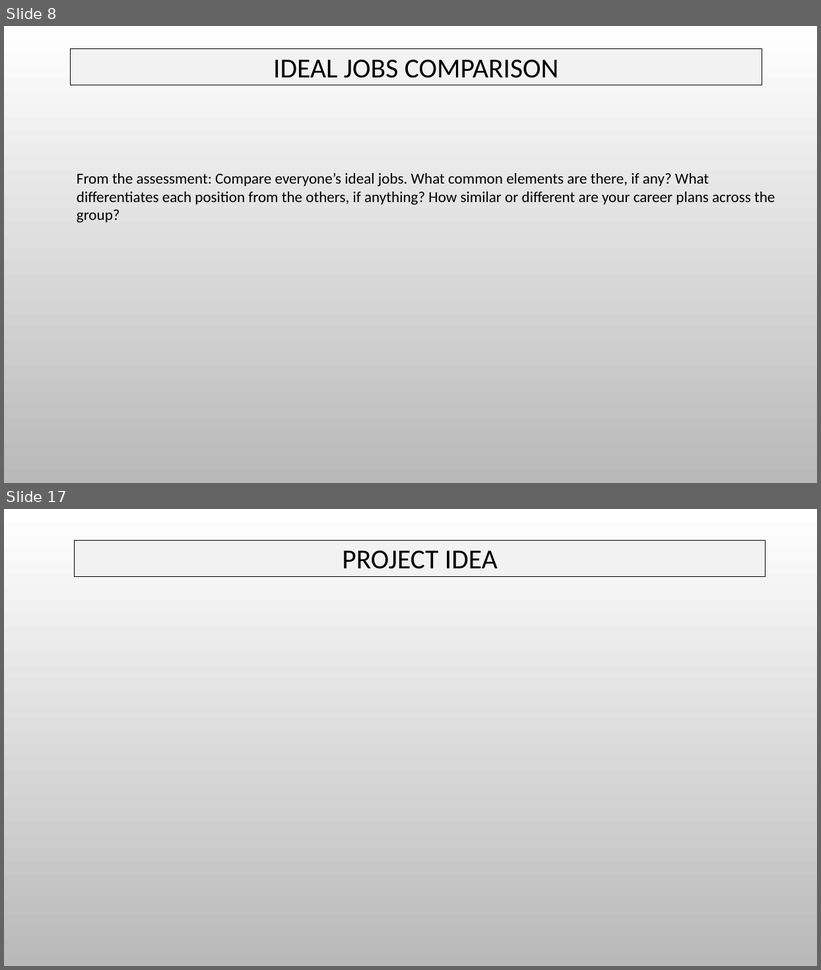
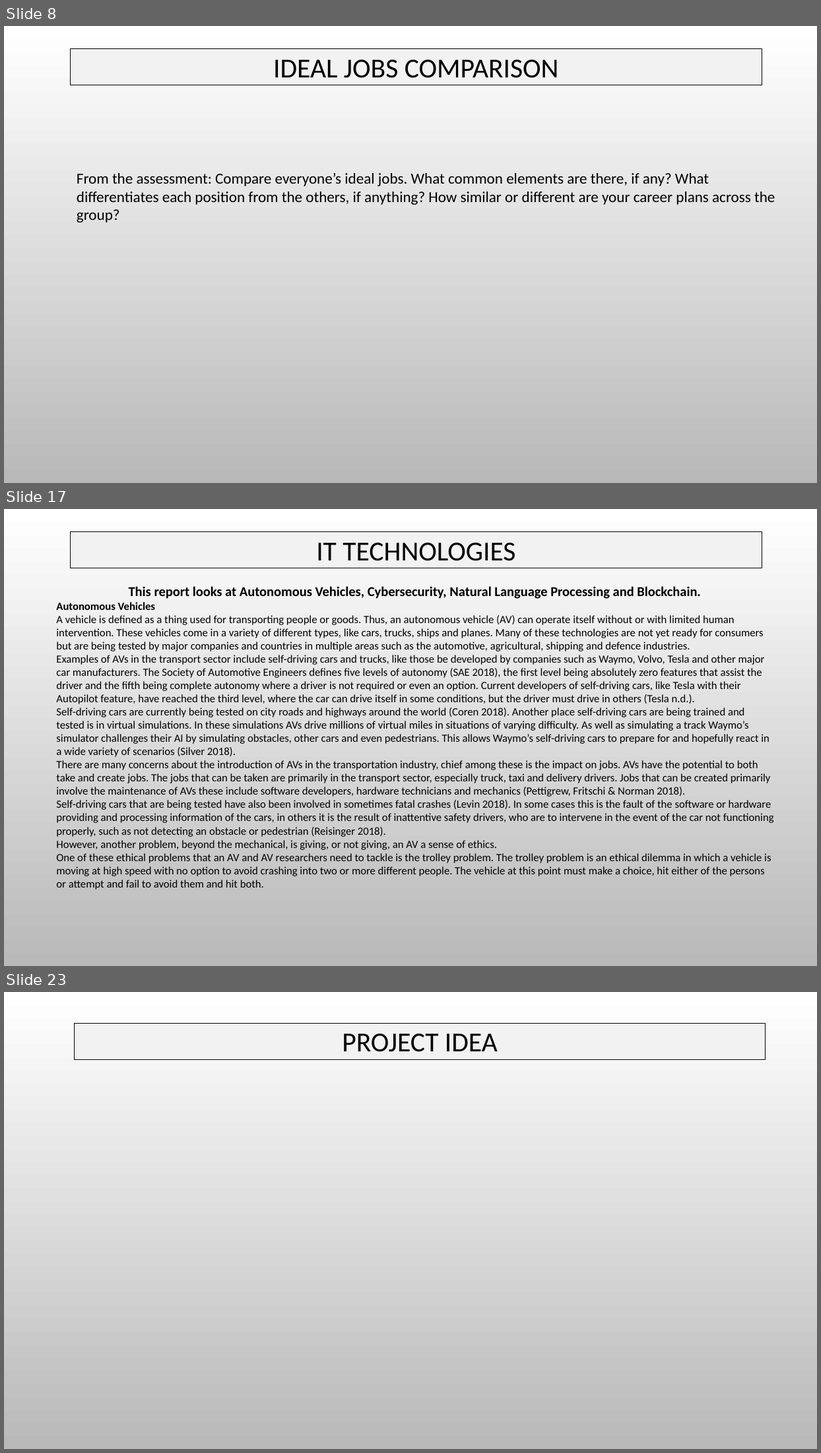
Before and after one commit to s3805194/Restless-Bolters, a slide deck: The Restless Bolters Assessment Report.pptx. Shown one above the other, each under a label of ours: slides 8 and 17 before the commit, slides 8, 17 and 23 after it; the slides between them are not shown. The pictures are 821x970 and 821x1453 pixels, drawn with LibreOffice and Linux fonts; fonts in the diff are those of the drawing; background and template pictures are left out. Boxes give left, top, right and bottom in pixels: in the first picture for what was removed or moved away, otherwise in the second. Text is boxed around its words. In the diff, an @@ line names an element or a change of style, - is before the commit and + after.

Commit message:
Update of report

```diff
--- a/The Restless Bolters Assessment Report.pptx
+++ b/The Restless Bolters Assessment Report.pptx
@@ slide 17 added at (4, 509, 817, 966), background picture (left out) @@
@@ title added at (71, 531, 762, 568), fill #F2F2F2, outline #000000 0.75 pt, 32.4 pt, text #000000 @@
+IT TECHNOLOGIES
@@ text added at (56, 586, 774, 890), 13 pt, text #000000 @@
+This report looks at Autonomous Vehicles, Cybersecurity, Natural Language Processing and Blockchain.
+Autonomous Vehicles
+A vehicle is defined as a thing used for transporting people or goods. Thus, an autonomous vehicle (AV) can operate itself without or with limited human intervention. These vehicles come in a variety of different types, like cars, trucks, ships and planes. Many of these technologies are not yet ready for consumers but are being tested by major companies and countries in multiple areas such as the automotive, agricultural, shipping and defence industries.
+Examples of AVs in the transport sector include self-driving cars and trucks, like those be developed by companies such as Waymo, Volvo, Tesla and other major car manufacturers. The Society of Automotive Engineers defines five levels of autonomy (SAE 2018), the first level being absolutely zero features that assist the driver and the fifth being complete autonomy where a driver is not required or even an option. Current developers of self-driving cars, like Tesla with their Autopilot feature, have reached the third level, where the car can drive itself in some conditions, but the driver must drive in others (Tesla n.d.).
+Self-driving cars are currently being tested on city roads and highways around the world (Coren 2018). Another place self-driving cars are being trained and tested is in virtual simulations. In these simulations AVs drive millions of virtual miles in situations of varying difficulty. As well as simulating a track Waymo’s simulator challenges their AI by simulating obstacles, other cars and even pedestrians. This allows Waymo’s self-driving cars to prepare for and hopefully react in a wide variety of scenarios (Silver 2018).
+There are many concerns about the introduction of AVs in the transportation industry, chief among these is the impact on jobs. AVs have the potential to both take and create jobs. The jobs that can be taken are primarily in the transport sector, especially truck, taxi and delivery drivers. Jobs that can be created primarily involve the maintenance of AVs these include software developers, hardware technicians and mechanics (Pettigrew, Fritschi & Norman 2018).
+Self-driving cars that are being tested have also been involved in sometimes fatal crashes (Levin 2018). In some cases this is the fault of the software or hardware providing and processing information of the cars, in others it is the result of inattentive safety drivers, who are to intervene in the event of the car not functioning properly, such as not detecting an obstacle or pedestrian (Reisinger 2018).
+However, another problem, beyond the mechanical, is giving, or not giving, an AV a sense of ethics.
+One of these ethical problems that an AV and AV researchers need to tackle is the trolley problem. The trolley problem is an ethical dilemma in which a vehicle is moving at high speed with no option to avoid crashing into two or more different people. The vehicle at this point must make a choice, hit either of the persons or attempt and fail to avoid them and hit both.
@@ what was slide 17 is now slide 23 @@
```
Also in this commit, not shown: 7 slides changed, 9 other slides added, 1 slide removed.
